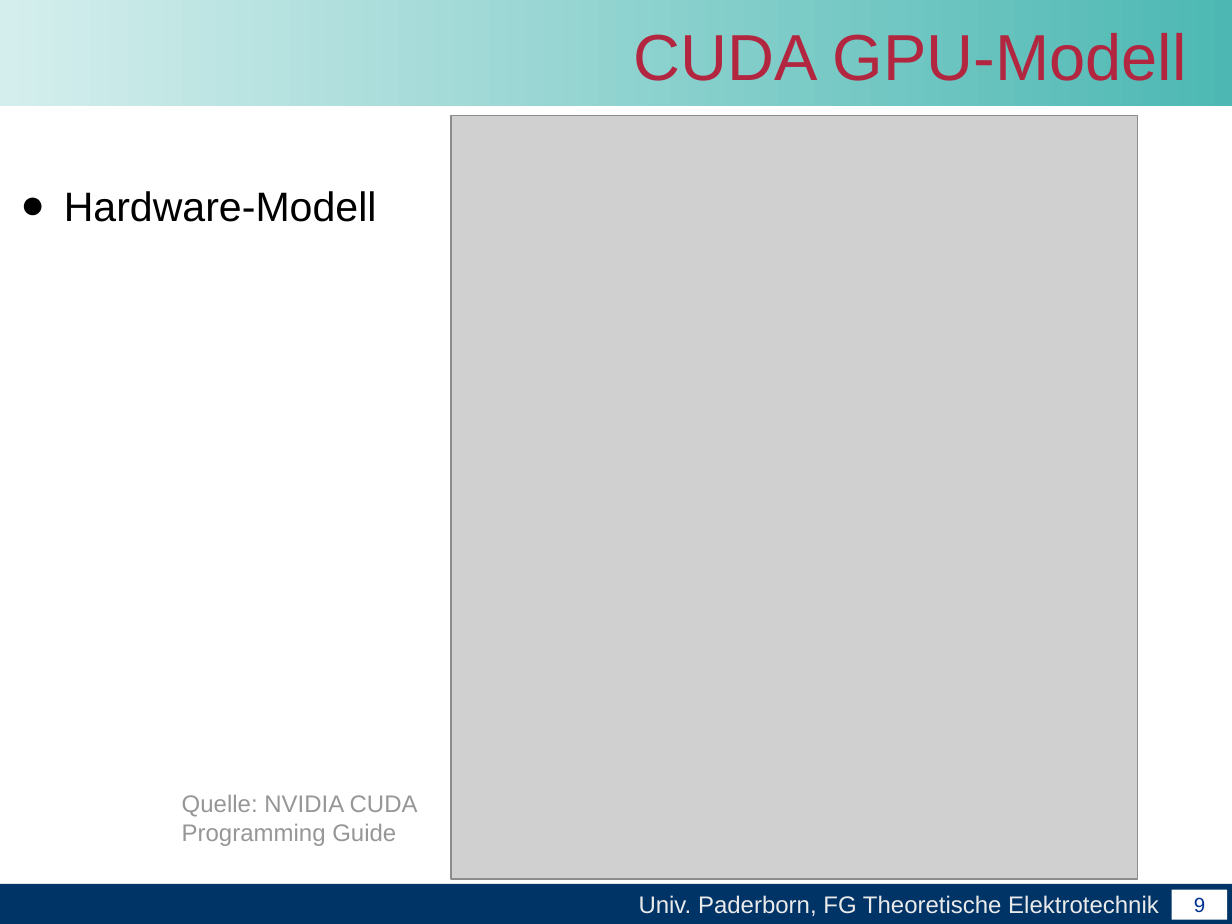
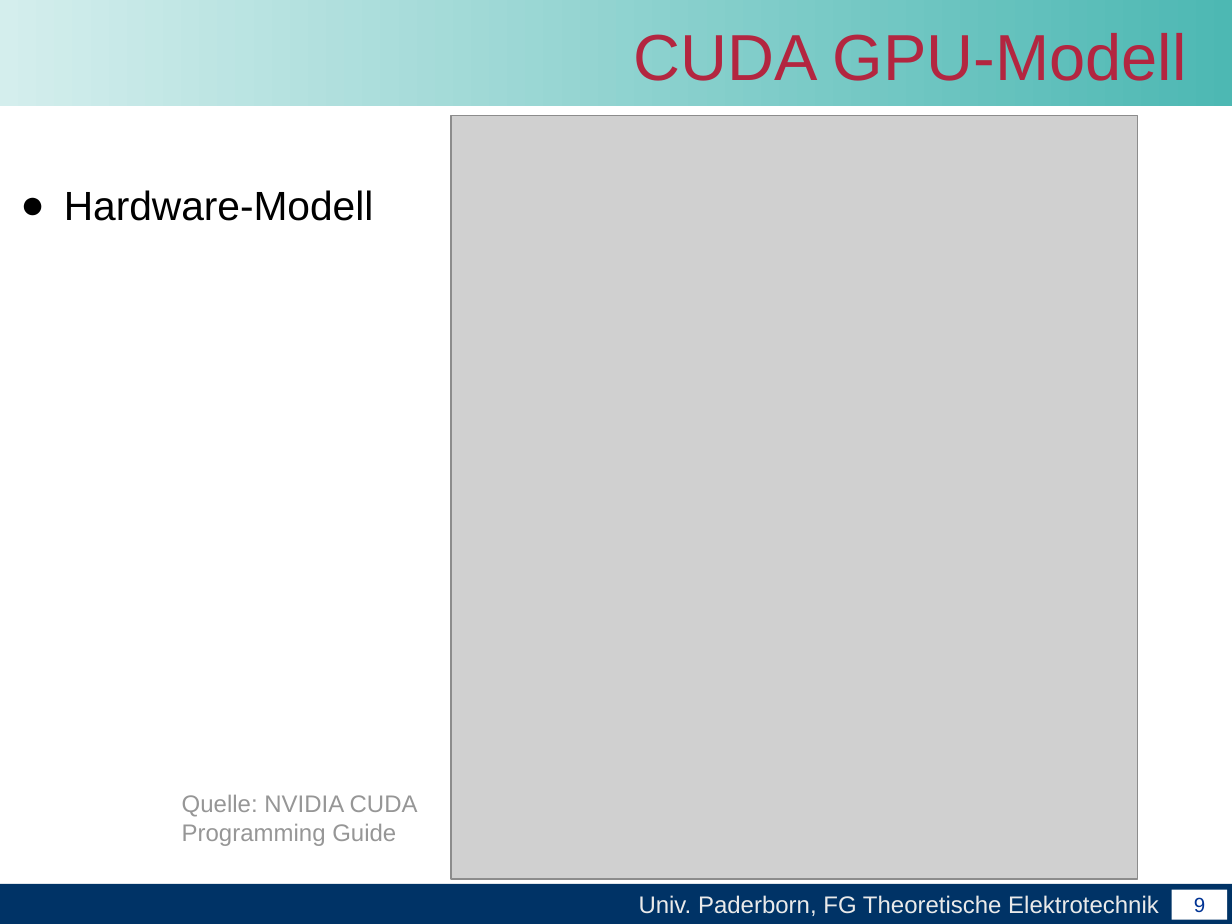
Before and after one commit to unconditional/projektarbeitcuda, a slide deck: slide 9 of Abschlussvortrag/Abschlussvortrag der Projektarbeit CUDA.ppt. Drawn at 1232x924 pixels with LibreOffice and Linux fonts; fonts in the diff are those of the drawing; grey boxes stand for pictures; background and template pictures are left out. Boxes give left, top, right and bottom in pixels: in the first picture for what was removed or moved away, otherwise in the second. Text is boxed around its words. In the diff, an @@ line names an element or a change of style, - is before the commit and + after.

```diff
--- a/Abschlussvortrag/Abschlussvortrag der Projektarbeit CUDA.ppt
+++ b/Abschlussvortrag/Abschlussvortrag der Projektarbeit CUDA.ppt
@@ text "Hardware-Modell" at box(64, 190, 374, 221): size 24 to 23.8 pt; more space between paragraphs @@
```
Also in this commit, not shown: 3 other slides changed.
